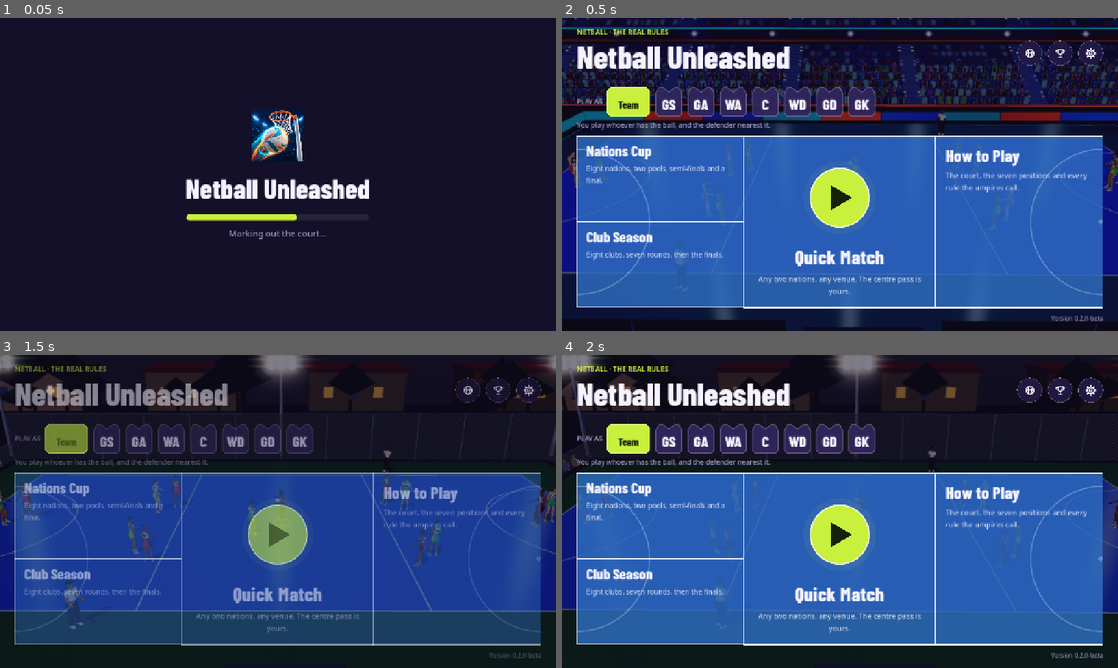
Above: before the commit, frames 1-4 (two rows, left to right).
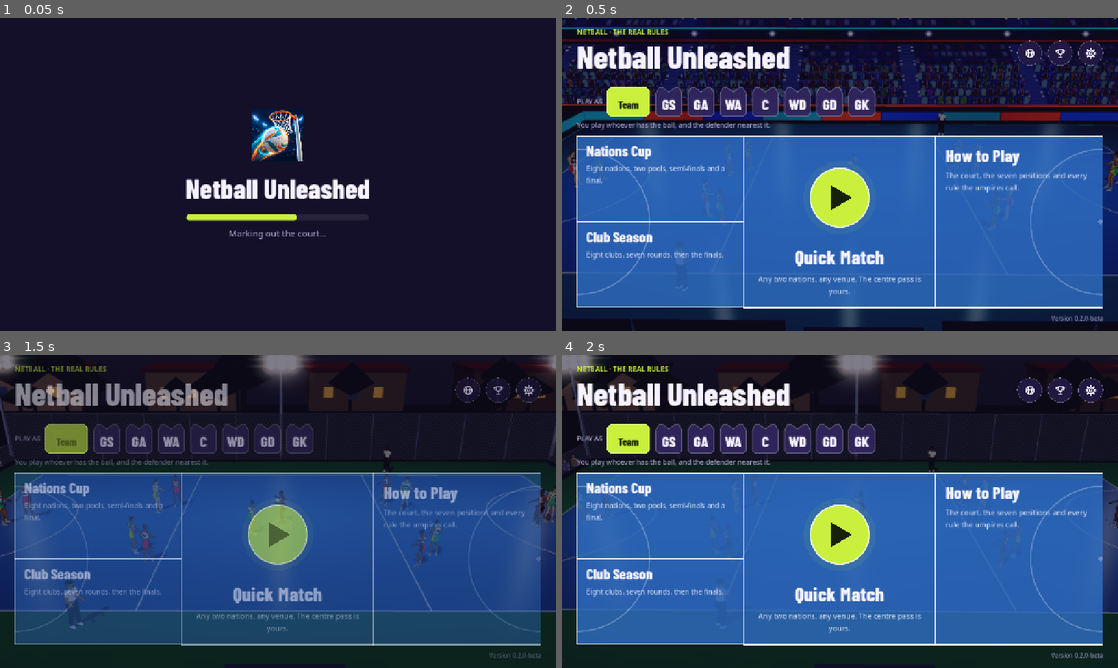
Above: after the commit, the same moments.

Repository: joshnason8-lab/ghost-kit-pages
Game: Godot game, scene res://main.tscn
Same seed, same stepped clock (60 frames per second), same inputs: the game is played once before the commit and once after it.
Inputs (mouse positions are in pixels of both pictures, inside the frame that each line leads up to):
- Up to frame 1 (0.05 s): no input
- Up to frame 2 (0.5 s): no input
- Up to frame 3 (1.5 s): tap Enter at 0.5 s; move the mouse to (400, 495) at 0.52 s; hold D 0.53-1.25 s; tap J at 0.6 s; click (400, 495) at 0.67 s; tap Space at 0.77 s; click (27, 380) at 1.25 s
- Up to frame 4 (2 s): no input

Frame 1 is identical in both runs. In frame 2, 1.1% of the frame differs, in the area x 0-100%, y 40-82%; in frame 3, 0.7%; in frame 4, 0.7%.

Commit message:
Venues: pools of floodlight on a deeper court, a framing run-off, softer bloom
The court floors were a flat, oversaturated blue. The floor shader now lights them
in pools (broad over the court, brightest under the three banks of lights), with a
little glow where the light falls; the arena court is a deeper blue with a teal
run-off framing it, the stands dimmer behind it; the hall's court a brighter teal;
the outdoor court less saturated with a lighter surround. Medium and High bloom
from a slightly lower threshold with a touch of overall bloom. Low stays at 94 draw
calls in the arena. README's Venues and Phones rows updated.

Co-Authored-By: Claude Opus 5.5 <noreply@anthropic.com>
Claude-Session: https://claude.ai/code/session_017CzG23FxV2MAZaGUFTP3f3

Diff:
--- a/netball-game/game/arena.gd
+++ b/netball-game/game/arena.gd
@@ -108,10 +108,10 @@
 		env.tonemap_exposure = 1.1
 		env.tonemap_white = 5.0
 		env.glow_enabled = true
-		env.glow_intensity = 0.9
+		env.glow_intensity = 0.95
 		env.glow_strength = 1.0
-		env.glow_bloom = 0.0
-		env.glow_hdr_threshold = 1.05
+		env.glow_bloom = 0.03
+		env.glow_hdr_threshold = 0.95
 		env.glow_blend_mode = Environment.GLOW_BLEND_MODE_ADDITIVE
 		env.set_glow_level(1, 0.0)
 		env.set_glow_level(2, 1.0)
@@ -313,11 +313,11 @@
 func _arena() -> Array:
 	var night := Color("040a24")
 	_env(night, Color("7088d0"), 0.55, Color("f4f6ff"), 1.0, Vector3(-62, 25, 0))
-	_look = {"night": night, "fade_y0": 2.0, "fade_y1": 11.0, "fade_amt": 0.9, "stand_tint": Color(0.55, 0.6, 0.88), "sheen": 0.32 if _low else 0.4,
+	_look = {"night": night, "fade_y0": 2.0, "fade_y1": 11.0, "fade_amt": 0.9, "stand_tint": Color(0.4, 0.45, 0.72) if _low else Color(0.5, 0.55, 0.85), "sheen": 0.32 if _low else 0.4,
 		"gloss": 300.0, "vig_size": Vector2(25.0, 16.5), "vig_dark": 0.32, "seat_col": Color("1c2560"),
 		"stair_col": Color("39447a"), "density": 0.86, "aisle_every": 9.0, "lamp_col": Color("dfe8ff"),
-		"pad": Color("17256a")}
-	_court(Color("2560d2"), Color("0e6276"), Color("0a1a44"))
+		"pad": Color("17256a"), "pool_lo": 0.45, "pool_hi": 1.15 if _low else 0.98, "pool_glow": 0.1}
+	_court(Color("5a8cc8"), Color("3a95a8"), Color("0a1a44"))
 	_runoff_edge(Color("2fd6e0"))
 	_boards()
 	# The bowl: front corners of the seating, X0 along, Z0 across.
@@ -455,8 +455,9 @@
 	_env(night, Color("c8bfb0"), 0.62, Color("fff4e2"), 0.95, Vector3(-62, 25, 0))
 	_look = {"night": night, "fade_amt": 0.0, "sheen": 0.3 if _low else 0.38, "gloss": 220.0,
 		"vig_size": Vector2(30.0, 20.0), "vig_dark": 0.7, "seat_col": Color("6a4a30"), "stair_col": Color("8a7a66"),
-		"density": 0.7, "aisle_every": 8.0, "lamp_col": Color("fff1d8"), "pad": Color("1f8a96"), "stand_tint": Color(0.95, 0.92, 0.88)}
-	_court(Color("1c7d86"), Color("c9a27a"), Color("b48e66"), VenueLook.WOOD)
+		"density": 0.7, "aisle_every": 8.0, "lamp_col": Color("fff1d8"), "pad": Color("1f8a96"), "stand_tint": Color(0.95, 0.92, 0.88),
+		"pool_lo": 0.72, "pool_hi": 1.08, "pool_glow": 0.05}
+	_court(Color("3d97a6"), Color("c9a27a"), Color("b48e66"), VenueLook.WOOD)
 	_runoff_edge(Color("ff8a3a"))
 	var hl := Court.HALF_L + 12.5   # room for the camera behind the goal
 	var hw := Court.HALF_W + Court.RUNOFF + 1.0
@@ -553,8 +554,8 @@
 	_env(Color.BLACK, Color("8c94c0"), 0.6, Color("fff1dc"), 1.05, Vector3(-52, -32, 0), sky)
 	_look = {"night": Color("0d1a48"), "fade_amt": 0.0, "sheen": 0.22 if _low else 0.28, "gloss": 160.0,
 		"vig_size": Vector2(30.0, 22.0), "vig_dark": 0.55, "density": 0.75, "lamp_col": Color("fff4e0"),
-		"pad": Color("1b4fa8")}
-	_court(Color("2a66cc"), Color("246a4a"), Color("383b44"), VenueLook.ASPHALT)
+		"pad": Color("1b4fa8"), "pool_lo": 0.5, "pool_hi": 1.12 if _low else 0.98, "pool_glow": 0.08}
+	_court(Color("6690c8"), Color("4a9a6e"), Color("4a4d56"), VenueLook.ASPHALT)
 	var hl := Court.HALF_L + Court.RUNOFF
 	var hw := Court.HALF_W + Court.RUNOFF
 	# A chain-link fence on posts down the far side, a low one across the ends (the camera behind the goal looks over
--- a/netball-game/game/venue_look.gd
+++ b/netball-game/game/venue_look.gd
@@ -8,7 +8,7 @@
 
 ## The kinds of face (Geo.kind.x). Their parameter (Geo.kind.y) is noted beside each.
 const PLAIN := 0.0       # vertex colour as it is (glow: y adds brightness)
-const FLOOR := 1.0       # a polished floor: sheen, the lights reflected, a vignette
+const FLOOR := 1.0       # a polished floor: pools of light (pool_*), sheen, the lights reflected, a vignette
 const WOOD := 2.0        # a timber floor (boards along x), polished like FLOOR
 const STAND := 3.0       # a tier of seats with people on it; UV in metres (u along, v up the slope); y the first row filled
 const METAL := 4.0       # brushed metal: a bright streak down a cylinder
@@ -40,6 +40,10 @@
 uniform float excite = 0.0;
 uniform float aisle_every = 10.0;
 uniform vec3 stand_tint = vec3(1.0);
+uniform vec2 pool_size = vec2(17.0, 10.0);
+uniform float pool_lo = 1.0;
+uniform float pool_hi = 1.0;
+uniform float pool_glow = 0.0;
 
 float hash12(vec2 p) {
 	vec3 p3 = fract(vec3(p.xyx) * 0.1031);
@@ -159,6 +163,19 @@
 	return e * amt;
 }
 
+// Where the floodlights fall (0-1): a broad pool over the court, brightest under the three banks of lights down it.
+float pool() {
+	vec2 p = wpos.xz;
+	vec2 e = p / pool_size;
+	float broad = exp(-dot(e, e) * 1.4);
+	float spots = 0.0;
+	for (int i = -1; i <= 1; i++) {
+		vec2 d = (p - vec2(float(i) * 10.5, -0.8)) / vec2(5.5, 4.6);
+		spots += exp(-dot(d, d));
+	}
+	return clamp(broad * 0.6 + spots * 0.45, 0.0, 1.0);
+}
+
 float vignette() {
 	float r = length(wpos.xz / vig_size);
 	return mix(1.0, vig_dark, smoothstep(0.55, 1.25, r));
@@ -196,7 +213,9 @@
 			float sp = hash12(floor(wpos.xz * 30.0));
 			col *= 1.0 + (sp - 0.5) * 0.25 * (1.0 - smoothstep(0.01, 0.05, aa));
 		}
-		col *= vignette();
+		float pl = pool();
+		col *= mix(pool_lo, pool_hi, pl) * vignette();
+		emit += COLOR.rgb * pl * pl * pool_glow + lamp_col * pow(pl, 3.0) * pool_glow * 0.06;
 		emit += floor_sheen(v, sheen * (k == 8 ? 0.25 : 1.0), CAMERA_POSITION_WORLD) * mix(1.0, 0.6, 1.0 - vignette());
 	} else if (k == 3) {
 		// The stands are in the dark beyond the floodlights: painted as they look (stand_tint), not lit again.
Not shown, changed: netball-game/README.md
